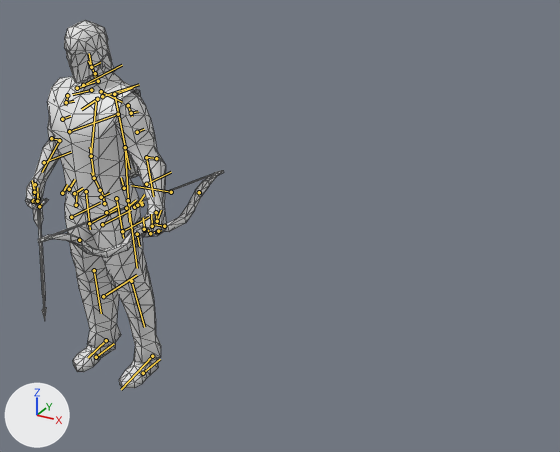
The glTF model samples/frostbound-realms/Assets/Models/RealArcher.glb as it was, and as the next commit left it.
Rendered twice from a 50 mm lens placed at (4.07, -4.43, 3.91), pointed at (1.28, 0.63, 1.38). The axes (+X, +Y, +Z) are drawn at lower left. The lights are the same throughout. The first picture is the older version. The bones that change, and the others that lie on the model, are drawn over the model as lines. Mesh edges are drawn as thin lines.

In view in the first picture: 'RealArcher'.
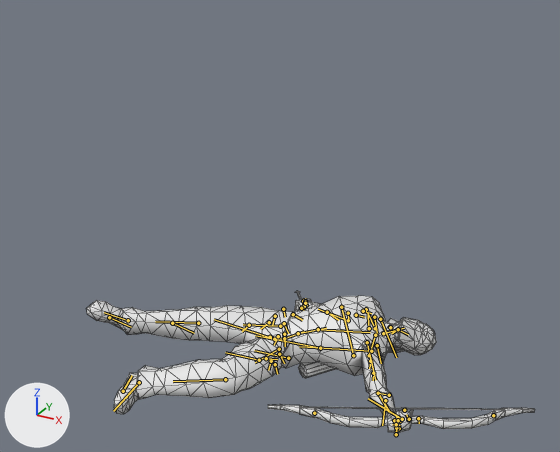
The newer file adds an action. The first version stands in its rest pose; the second is drawn at frame 25 of the action 'Death'.

The change in detail:
Bone 'hip' (bone_hip) moves from (0.0, 0.0, 0.0) to (1.57, -2.04, -0.83).
Bone 'hip' (bone_hip) turns from (0, 0, 0) to (-104, -64, -2) degrees about its own x, y and z.
Bone 'spine' (bone_spine) turns from (0, 0, 0) to (22, -1, 1) degrees about its own x, y and z.
Bone 'spine1' (bone_spine1) turns from (0, 0, 0) to (12, 0, 0) degrees about its own x, y and z.
Bone 'arm_L' (bone_arm_l) turns from (0, 0, 0) to (7, -11, -76) degrees about its own x, y and z.
Bone 'hand_L' (bone_hand_l) turns from (0, 0, 0) to (-101, -72, 89) degrees about its own x, y and z.
Bone 'neck' (bone_neck) turns from (0, 0, 0) to (-20, -6, 3) degrees about its own x, y and z.
Bone 'head' (bone_head) turns from (0, 0, 0) to (-36, 30, -16) degrees about its own x, y and z.
Bone 'shoulder_R' (bone_shoulder_r) turns from (0, 0, 0) to (-7, 2, 3) degrees about its own x, y and z.
Bone 'arm_R' (bone_arm_r) turns from (0, 0, 0) to (56, -28, -9) degrees about its own x, y and z.
Bone 'forearm_R' (bone_forearm_r) turns from (0, 0, 0) to (-48, -3, -6) degrees about its own x, y and z.
Bone 'hand_R' (bone_hand_r) turns from (0, 0, 0) to (63, -30, 6) degrees about its own x, y and z.
Bone 'thigh_L' (bone_thigh_l) turns from (0, 0, 0) to (-15, -64, -37) degrees about its own x, y and z.
Bone 'leg_L' (bone_leg_l) turns from (0, 0, 0) to (67, 7, -10) degrees about its own x, y and z.
Bone 'thigh_R' (bone_thigh_r) turns from (0, 0, 0) to (11, -38, -20) degrees about its own x, y and z.
Bone 'leg_R' (bone_leg_r) turns from (0, 0, 0) to (32, -2, 6) degrees about its own x, y and z.
Bone 'foot_R' (bone_foot_r) turns from (0, 0, 0) to (28, 5, 14) degrees about its own x, y and z.

What differs and where, as boxes (x1, y1, x2, y2) in the pictures (560 x 452 px):
'RealArcher', posed (125% wider, 61% shorter)
    before: (25, 20, 224, 388)
    after: (86, 291, 535, 433)
bone 'hip', root to tip
    before: (104, 203) to (102, 192)
    after: (270, 337) to (281, 339)
bone 'spine', root to tip
    before: (100, 190) to (91, 172)
    after: (284, 338) to (304, 331)
bone 'spine1', root to tip
    before: (94, 178) to (90, 147)
    after: (298, 333) to (326, 328)
bone 'arm_L', root to tip
    before: (128, 105) to (132, 116)
    after: (369, 355) to (371, 363)
bone 'hand_L', root to tip
    before: (156, 212) to (157, 225)
    after: (394, 420) to (397, 426)
bone 'neck', root to tip
    before: (98, 81) to (88, 61)
    after: (383, 333) to (404, 328)
bone 'head', root to tip
    before: (91, 67) to (89, 53)
    after: (398, 329) to (408, 334)
bone 'shoulder_R', root to tip
    before: (91, 90) to (72, 94)
    after: (375, 328) to (368, 313)
bone 'arm_R', root to tip
    before: (67, 95) to (65, 105)
    after: (366, 309) to (362, 312)
bone 'forearm_R', root to tip
    before: (59, 140) to (42, 172)
    after: (348, 320) to (318, 309)
bone 'hand_R', root to tip
    before: (35, 184) to (34, 195)
    after: (306, 305) to (304, 302)
bone 'thigh_L', root to tip
    before: (116, 198) to (123, 238)
    after: (279, 349) to (255, 362)
bone 'leg_L', root to tip
    before: (131, 281) to (144, 327)
    after: (225, 379) to (173, 381)
bone 'thigh_R', root to tip
    before: (86, 191) to (90, 229)
    after: (280, 326) to (243, 324)
bone 'leg_R', root to tip
    before: (94, 270) to (101, 313)
    after: (198, 323) to (155, 321)
bone 'foot_R', root to tip
    before: (106, 340) to (88, 357)
    after: (128, 320) to (104, 312)
